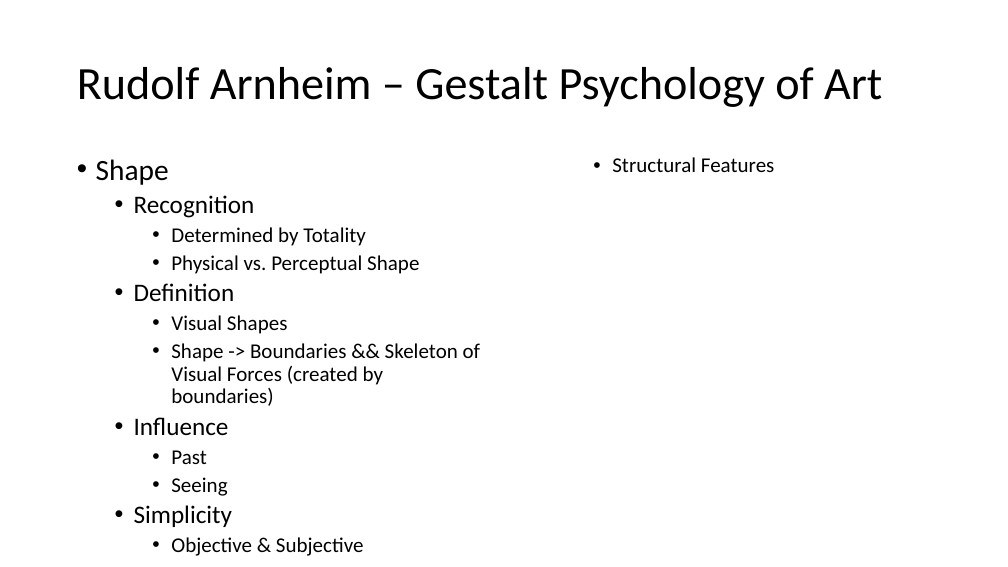
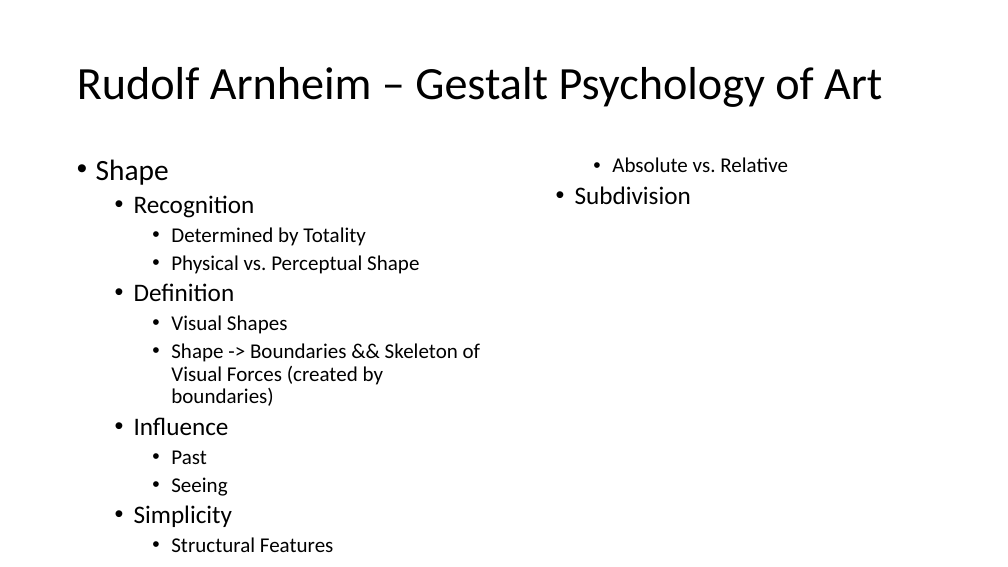
Before and after one commit to PatriciaXiao/Conclusion, a slide deck: slide 14 of Conclusion.pptx. Drawn at 1008x567 pixels with LibreOffice and Linux fonts; fonts in the diff are those of the drawing. Boxes give left, top, right and bottom in pixels: in the first picture for what was removed or moved away, otherwise in the second. Text is boxed around its words. In the diff, an @@ line names an element or a change of style, - is before the commit and + after.

```diff
--- a/Conclusion.pptx
+++ b/Conclusion.pptx
@@ text at [575, 157, 788, 205]: text changed @@
-    • Structural Features
+    • Absolute vs. Relative
+  • Subdivision
@@ text at [171, 537, 334, 552]: text changed @@
-    • Objective & Subjective
+    • Structural Features
```
Also in this commit, not shown: 2 other slides changed, 6 other files.
